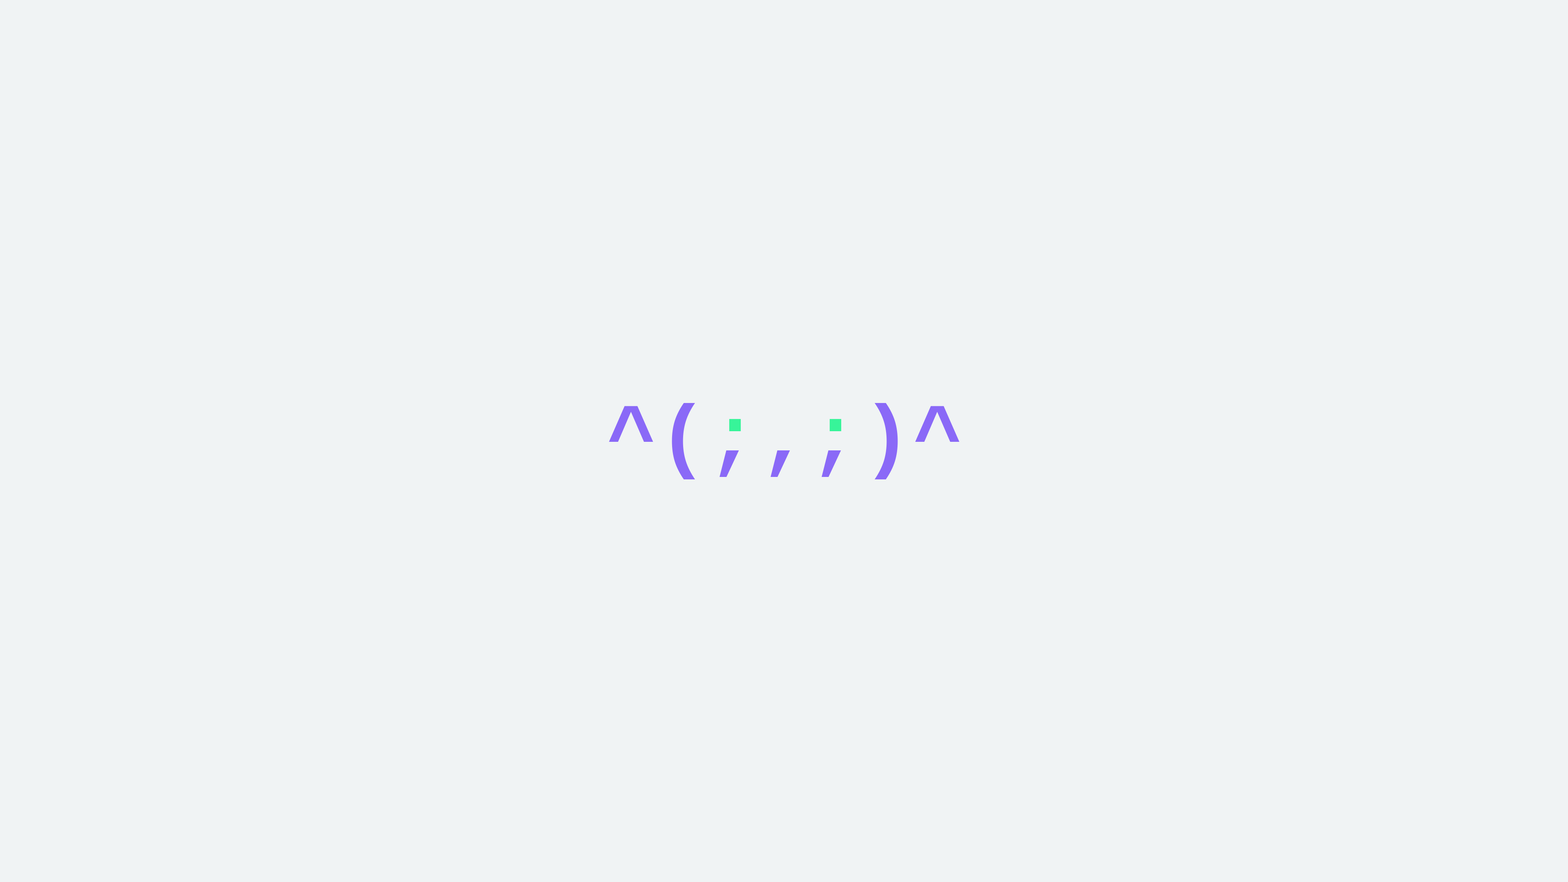
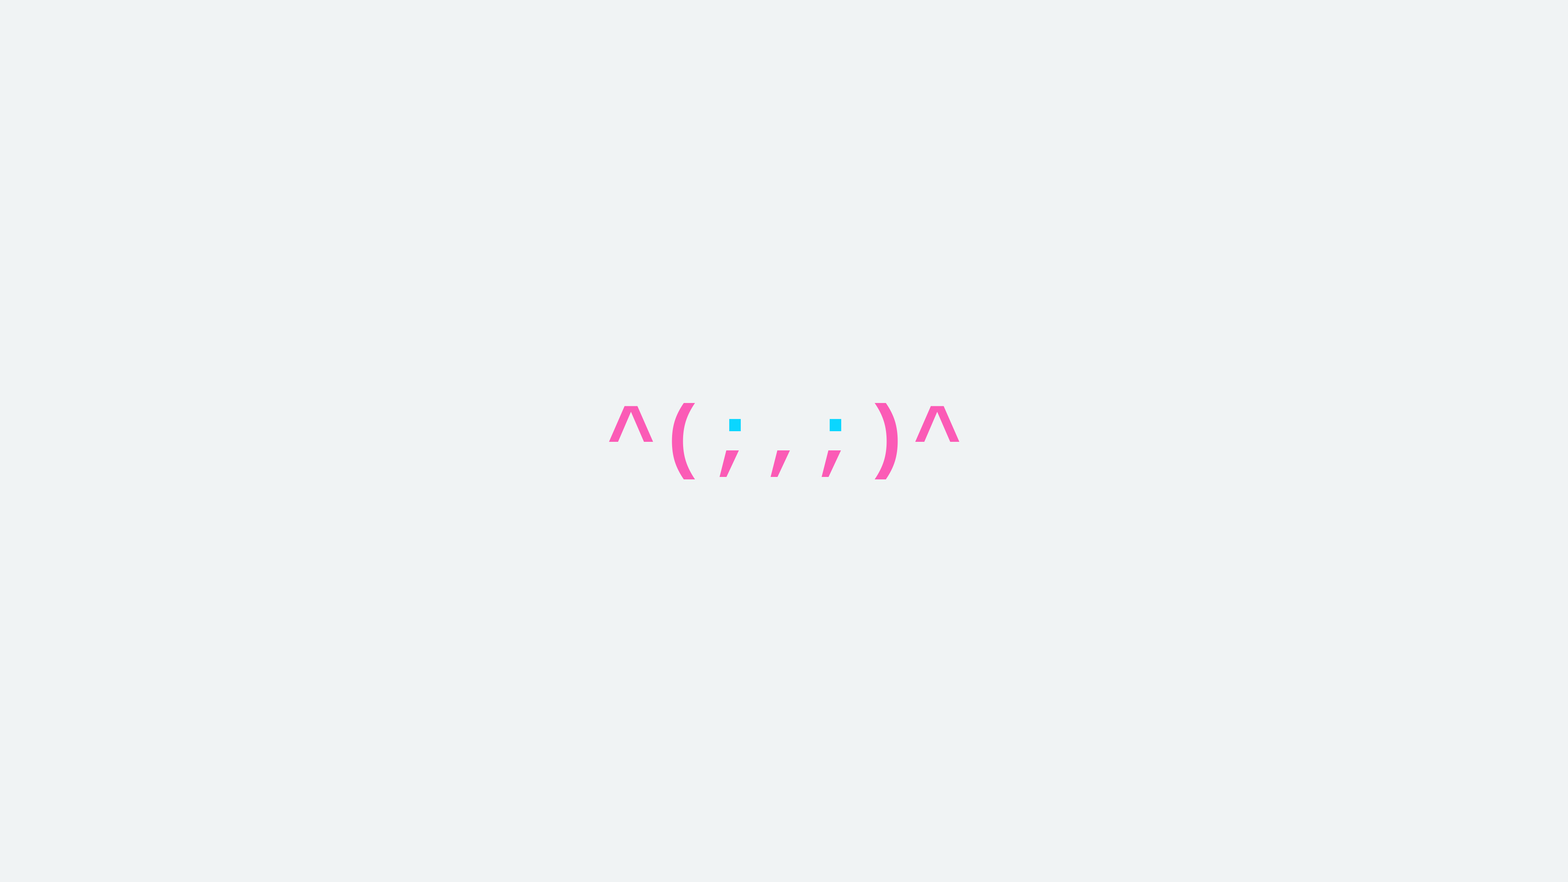
Layered file, before and after one edit (w=1568, h=882). Changes by layer:
painted on "Body" over (608, 402, 960, 480)
painted on "Eyes" over (728, 418, 842, 432)